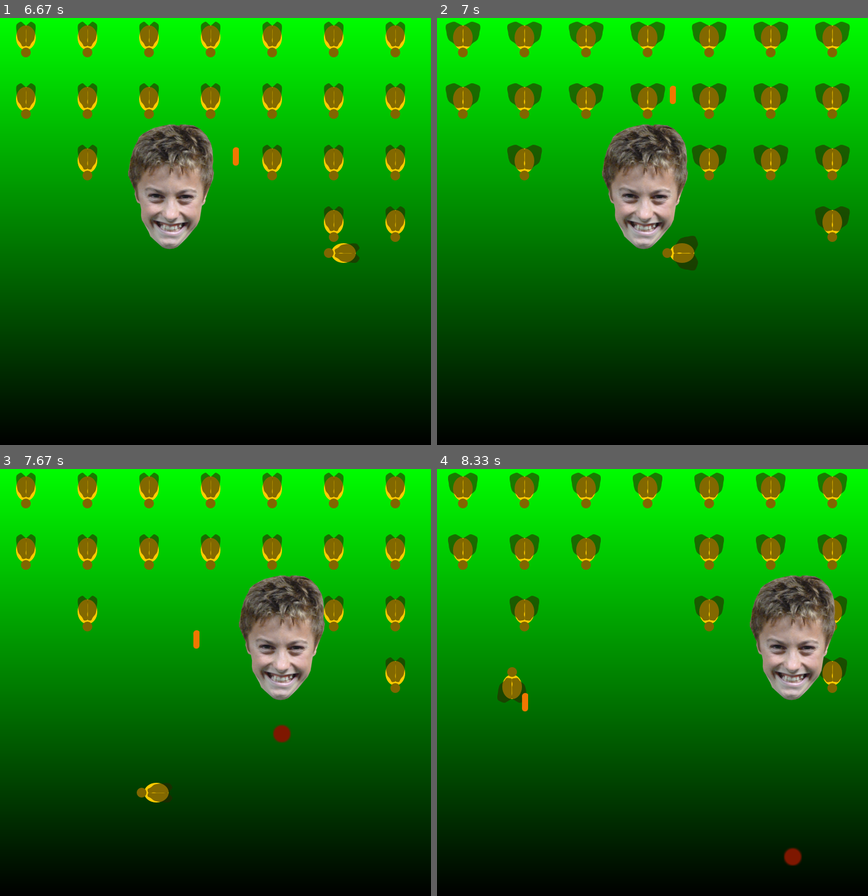
Above: before the commit, frames 1-4 (two rows, left to right).
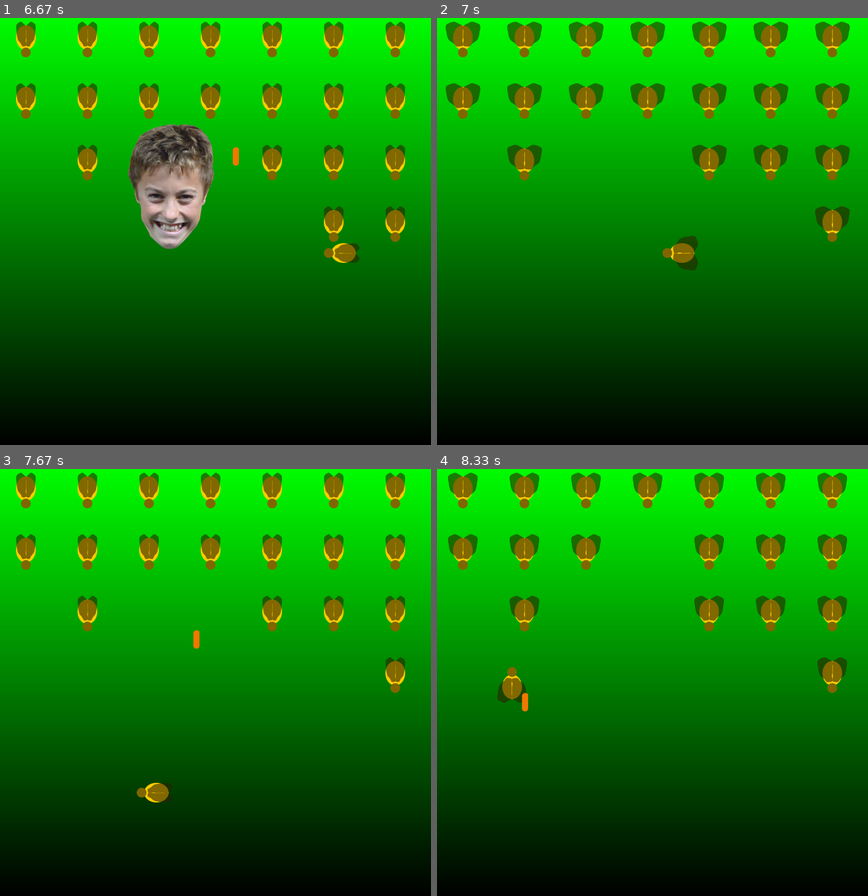
Above: after the commit, the same moments.

Repository: dcbriccetti/python-lessons
Game: pygame game, started from Bee Invaders/bees.py
Same seed, same stepped clock (60 frames per second), same inputs: the game is played once before the commit and once after it.
Inputs:
- Up to frame 1 (6.67 s): tap Space at 0.33, 0.73, 1.03, 1.23, 1.57, 1.87, 2.07, 2.37, 2.63, 2.97, 3.27, 3.4, 3.8, 4.1, 4.47, 4.87, 5.17, 5.37, 5.67, 5.87, 6.2, 6.5 s; hold Right 0.67-1.13 s; hold Up 1.17-1.47 s; hold Right 1.5-1.97 s; hold Left 2-2.53 s; hold Down 2.57-2.87 s; hold Left 2.9-3.3 s; hold Up 3.33-3.7 s; hold Right 3.73-4.37 s; hold Down 4.4-4.77 s; hold Left 4.8-5.27 s; hold Right 5.3-5.77 s; hold Up 5.8-6.1 s; hold Right 6.13-6.6 s; hold Left from 6.63 s (still down)
- Up to frame 2 (7 s): keep holding Left; tap Space at 6.7 s
- Up to frame 3 (7.67 s): tap Space at 7, 7.27, 7.6 s; release Left at 7.17 s; hold Down 7.2-7.5 s; hold Left from 7.53 s (still down)
- Up to frame 4 (8.33 s): tap Space at 7.9, 8.03 s; release Left at 7.93 s; hold Up from 7.97 s (still down)

Frame 1 is identical in both runs. In frame 2, 4.4% of the frame differs, in the area x 38-59%, y 15-55%; in frame 3, 4.5%, in the area x 55-76%, y 24-65%; in frame 4, 4.5%.

Commit message:
Add monsters to collision group

Diff:
--- a/Bee Invaders/bees.py
+++ b/Bee Invaders/bees.py
@@ -20,6 +20,7 @@
 
 invaders = pygame.sprite.Group()
 projectiles = pygame.sprite.Group()
+monsters = pygame.sprite.Group()
 
 drawing_group = pygame.sprite.OrderedUpdates()
 player_bee = Bee(10, screen.get_height() - 200)
@@ -53,6 +54,7 @@
     if randint(1, 800) == 1:
         monster = Monster(screen_rect, drawing_group)
         drawing_group.add(monster)
+        monsters.add(monster)
 
     keystate = pygame.key.get_pressed()
     mods = pygame.key.get_mods()
@@ -75,6 +77,7 @@
     player_bee.rect = player_bee.rect.move((xdir * 8, ydir * 8)).clamp(screen_rect)
 
     pygame.sprite.groupcollide(projectiles, invaders, True, True)
+    pygame.sprite.groupcollide(projectiles, monsters, True, True)
 
     drawing_group.clear(screen, background)
     drawing_group.update()
